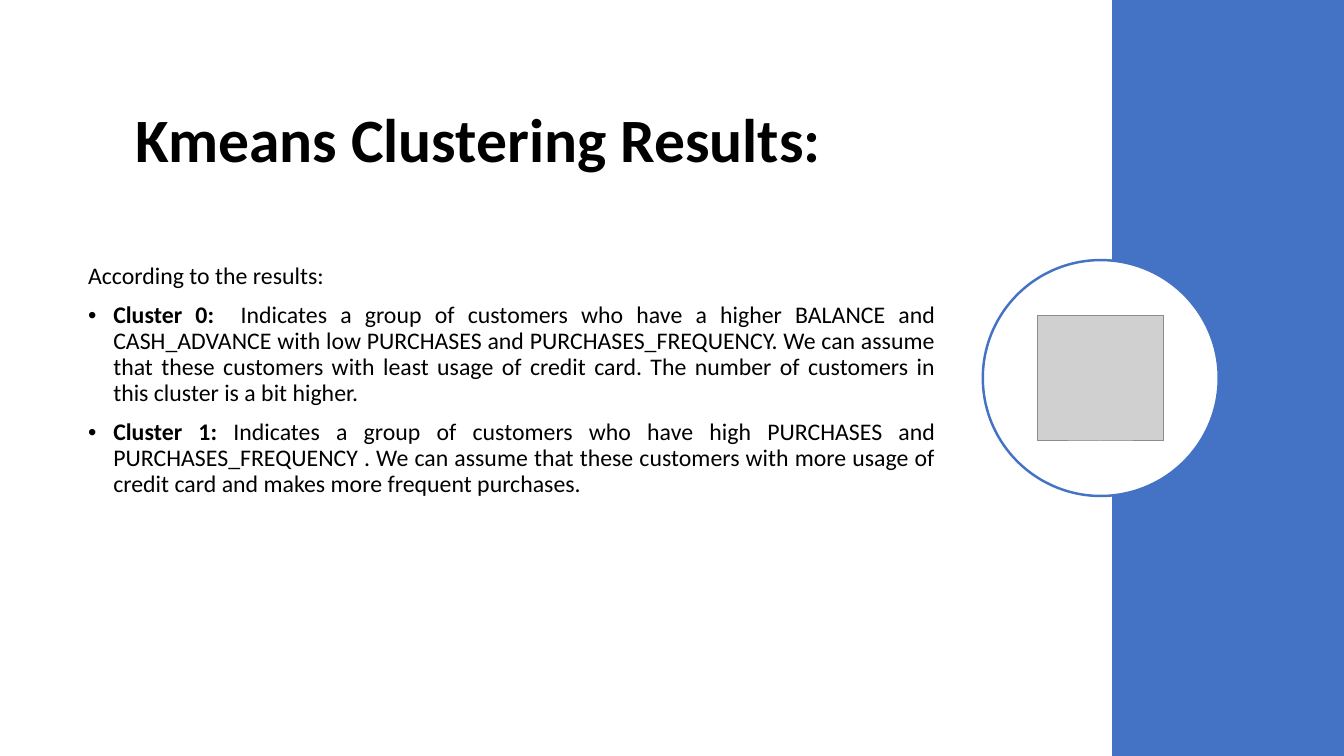
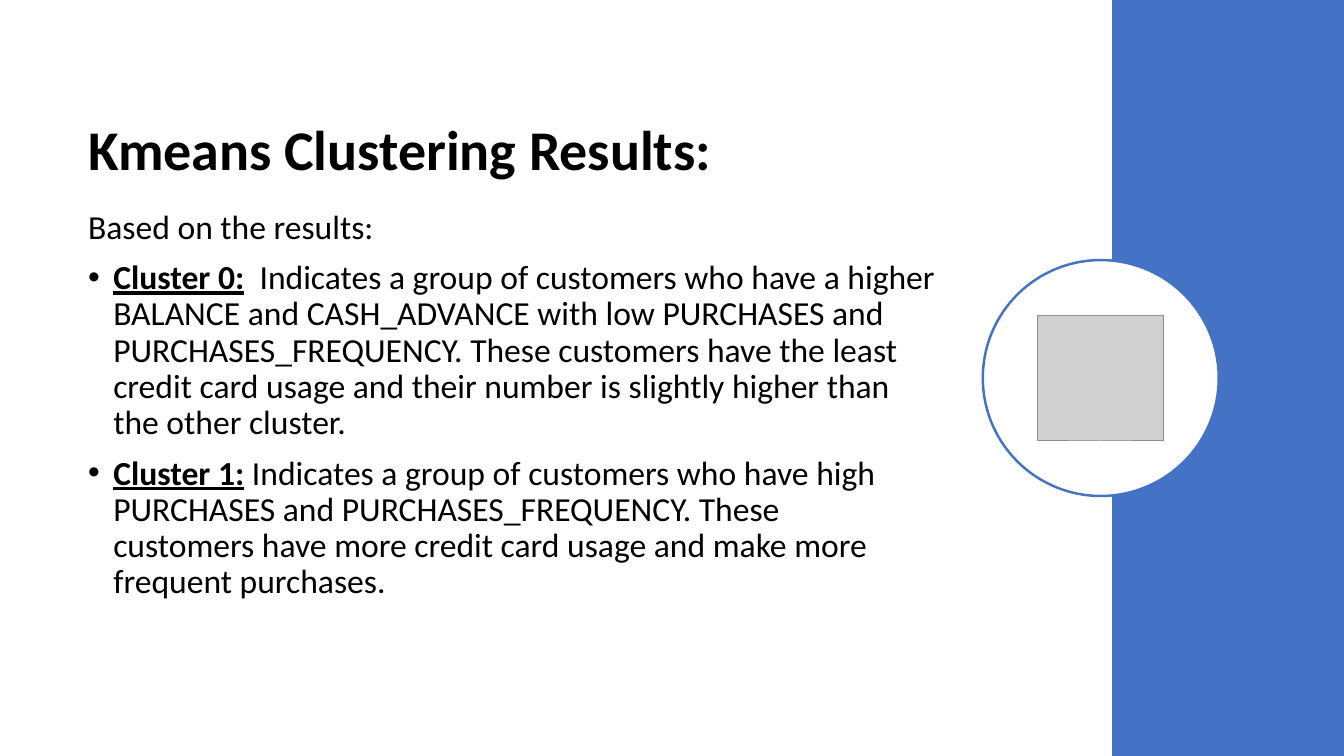
Before and after one commit to parichehrma/PariMa1, a slide deck: slide 36 of Customers Segmentation based on their Credit Card usage.pptx. Drawn at 1344x756 pixels with LibreOffice and Linux fonts; fonts in the diff are those of the drawing; grey boxes stand for pictures. Boxes give left, top, right and bottom in pixels: in the first picture for what was removed or moved away, otherwise in the second. Text is boxed around its words. In the diff, an @@ line names an element or a change of style, - is before the commit and + after.

```diff
--- a/Customers Segmentation based on their Credit Card usage.pptx
+++ b/Customers Segmentation based on their Credit Card usage.pptx
@@ title "Kmeans Clustering Results:": place and size @@
-title "Kmeans Clustering Results:" at [135,118,821,173]
+title "Kmeans Clustering Results:" at [88,130,711,180]
@@ title "Kmeans Clustering Results:" at [88,130,711,180]: size 44 to 40 pt @@
@@ text at [88,215,934,599]: text changed; size 17 to 24 pt @@
-According to the results:
-• Cluster 0: Indicates a group of customers who have a higher BALANCE and CASH_ADVANCE with low PURCHASES and PURCHASES_FREQUENCY. We can assume that these customers with least usage of credit card. The number of customers in this cluster is a bit higher.
-• Cluster 1: Indicates a group of customers who have high PURCHASES and PURCHASES_FREQUENCY . We can assume that these customers with more usage of credit card and makes more frequent purchases.
+Based on the results:
+• Cluster 0: Indicates a group of customers who have a higher BALANCE and CASH_ADVANCE with low PURCHASES and PURCHASES_FREQUENCY. These customers have the least credit card usage and their number is slightly higher than the other cluster.
+• Cluster 1: Indicates a group of customers who have high PURCHASES and PURCHASES_FREQUENCY. These customers have more credit card usage and make more frequent purchases.
```
Also in this commit, not shown: 28 other slides changed, 1 other file.
